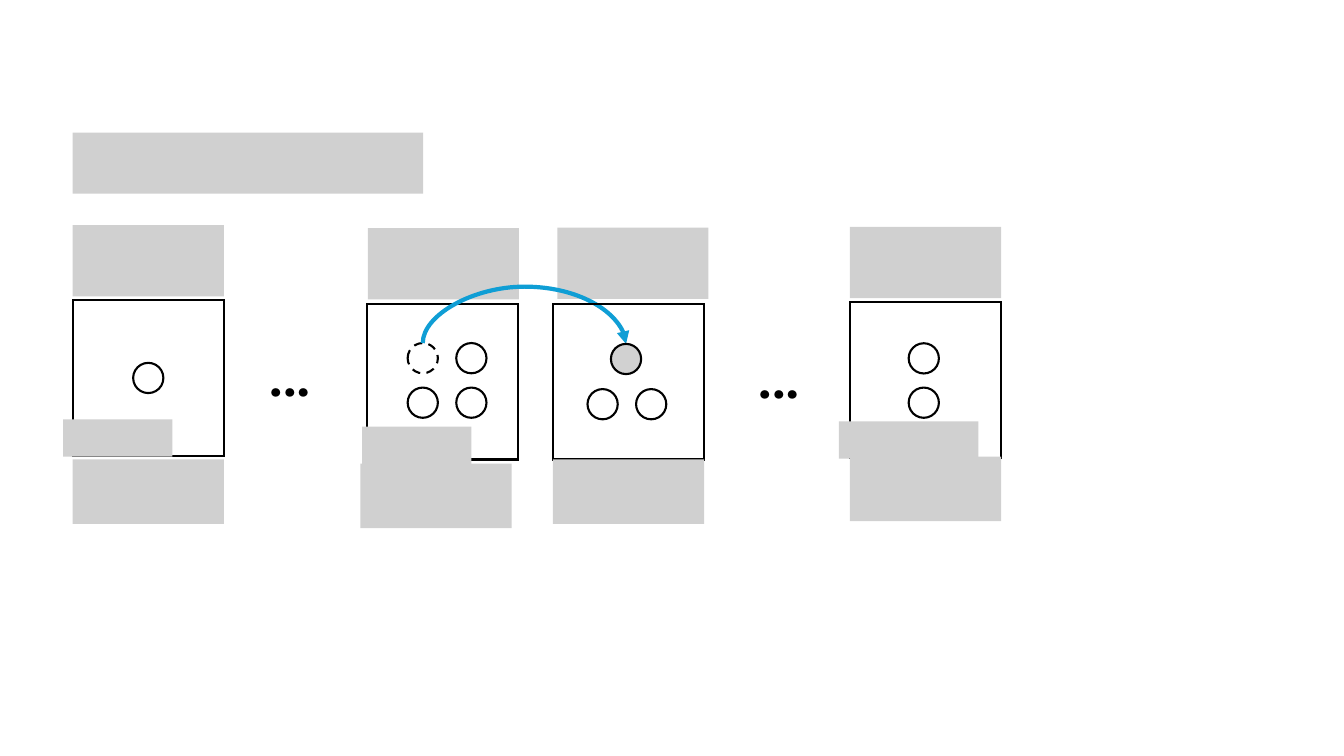
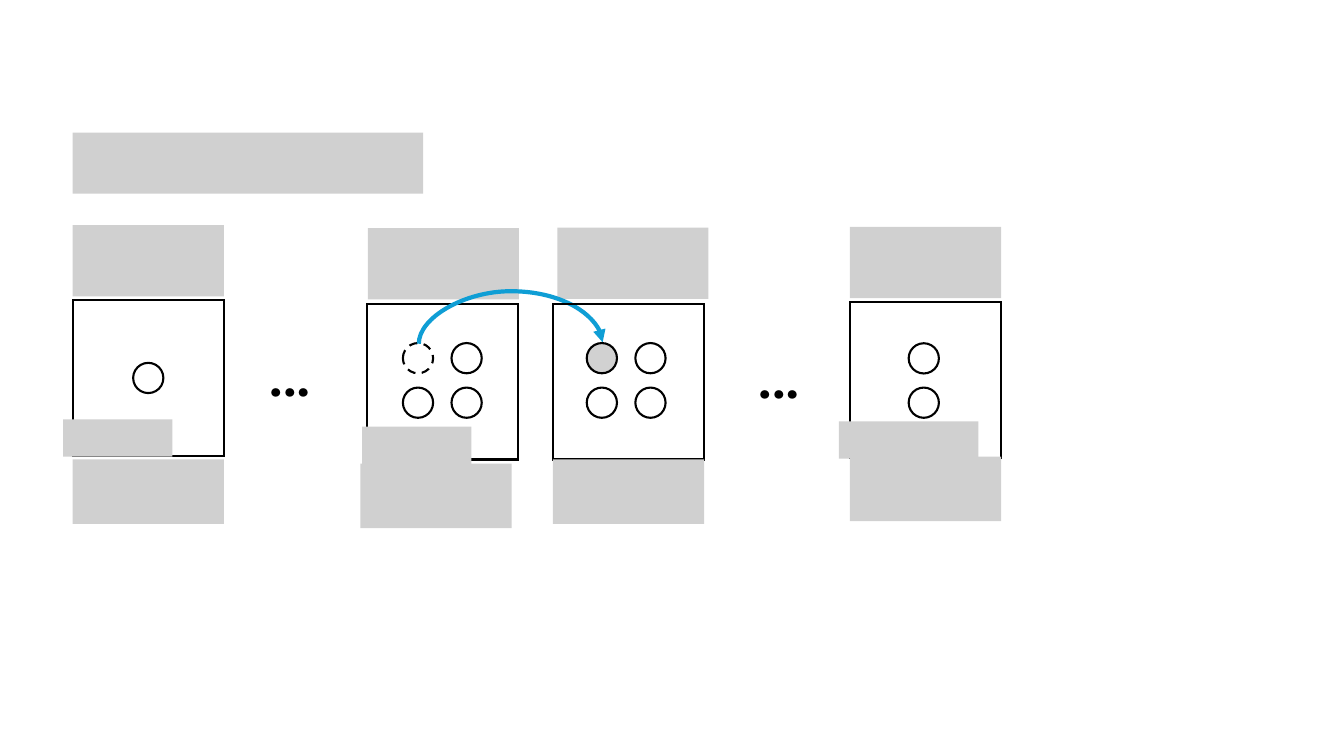
Before and after one commit to lorae/household-size, a slide deck: slide 2 of images-for-proof.pptx. Drawn at 1344x756 pixels with LibreOffice and Linux fonts; fonts in the diff are those of the drawing; grey boxes stand for pictures. Boxes give left, top, right and bottom in pixels: in the first picture for what was removed or moved away, otherwise in the second. Text is boxed around its words. In the diff, an @@ line names an element or a change of style, - is before the commit and + after.

```diff
--- a/images-for-proof.pptx
+++ b/images-for-proof.pptx
@@ curved arrow moved from (422, 343) - (626, 344) to (418, 344) - (603, 343) @@
@@ 4 ellipses: place and size @@
-4 ellipses at [407, 343, 487, 418]
+4 ellipses at [403, 343, 482, 418]
@@ ellipse: place and size @@
-ellipse at [611, 344, 641, 374]
+ellipse at [587, 343, 617, 373]
@@ ellipse added at [635, 343, 665, 373], outline #000000 1.5 pt @@
```
Also in this commit, not shown: 4 other files.
